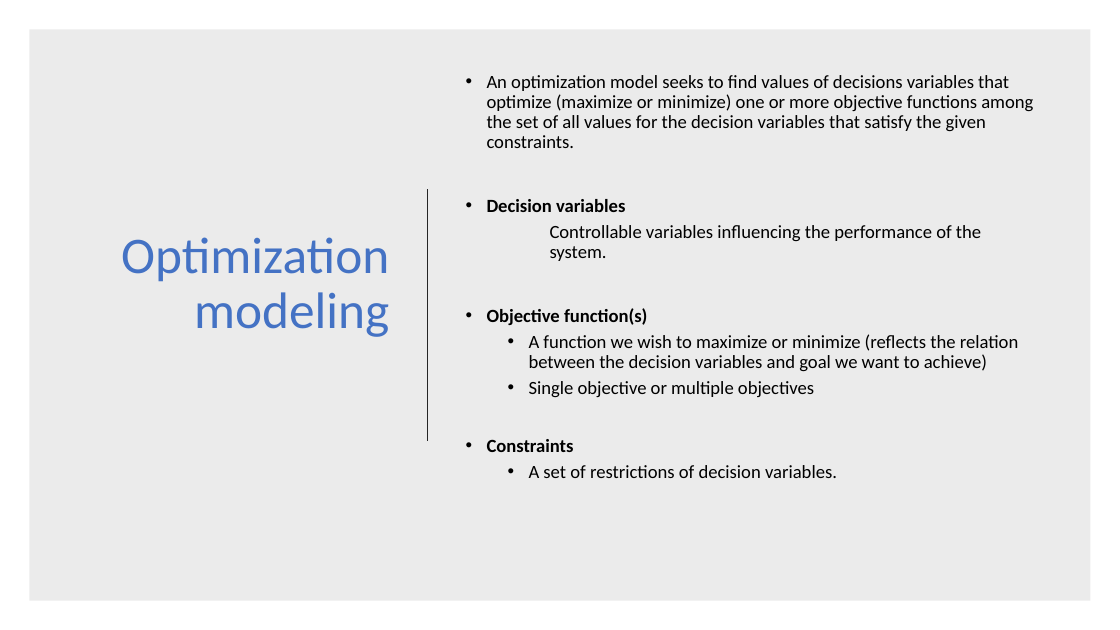
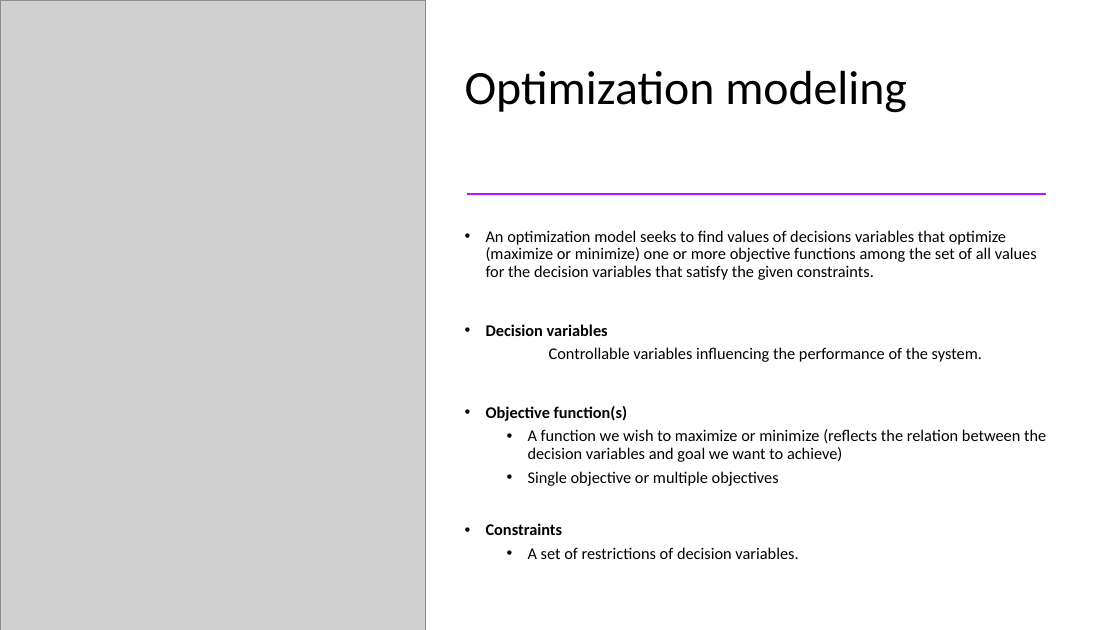
Before and after one commit to shuaiwang88/optimization_modeling_class_using_R_Pyomo, a slide deck: slide 19 of Intro of mathematic modeling for data scientist.pptx. Drawn at 1120x630 pixels with LibreOffice and Linux fonts; fonts in the diff are those of the drawing; grey boxes stand for pictures. Boxes give left, top, right and bottom in pixels: in the first picture for what was removed or moved away, otherwise in the second. Text is boxed around its words. In the diff, an @@ line names an element or a change of style, - is before the commit and + after.

```diff
--- a/Intro of mathematic modeling for data scientist.pptx
+++ b/Intro of mathematic modeling for data scientist.pptx
@@ picture added at bbox=[0, 0, 426, 630] @@
@@ rectangle removed at bbox=[29, 29, 1091, 601] @@
@@ title "Optimization modeling": place and size @@
-title "Optimization modeling" at bbox=[121, 237, 389, 337]
+title "Optimization modeling" at bbox=[465, 70, 907, 113]
@@ title "Optimization modeling" at bbox=[465, 70, 907, 113]: size 44 to 41 pt, text colour #4472C4 to #000000; alignment right to left; vertical alignment middle to bottom @@
@@ line removed from (428, 189) to (428, 441) @@
@@ line added from (467, 194) to (1047, 194), #C10FFF 1.5 pt @@
@@ text "An optimization model seeks to ...": place and size @@
-text "An optimization model seeks to ..." at bbox=[487, 75, 1033, 478]
+text "An optimization model seeks to ..." at bbox=[486, 230, 1046, 559]
@@ text "An optimization model seeks to ..." at bbox=[486, 230, 1046, 559]: size 16 to 14 pt; vertical alignment middle to top @@
```
Also in this commit, not shown: 6 other slides changed, 2 slides added, 1 slide removed, 7 other files.
